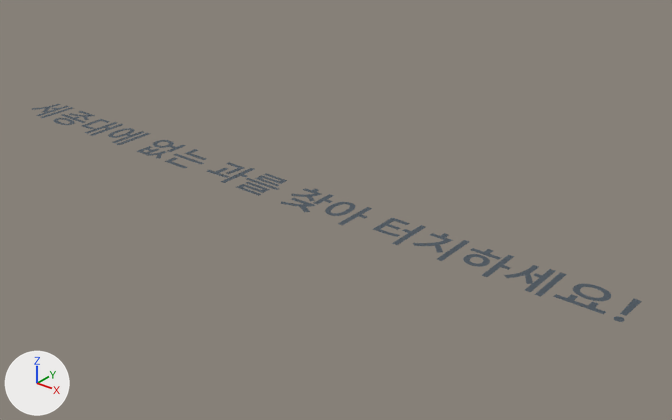
The FBX model AR Project/Assets/Test/YooJin/Asset/UI/majorUI.fbx as it was, and as the next commit left it.
Camera for both pictures: a camera (50 mm lens) standing at (9.9, -10.63, 6.75) and looking at (0.7, 0.87, -0.38). The axes (+X, +Y, +Z) are drawn at lower left. The lights are the same throughout.

Names of what the first picture shows: 'Text'.
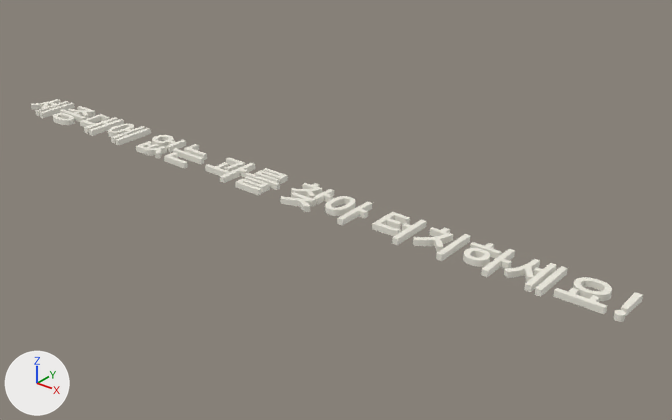
The newer file is also rescaled (x0.949), turned or shifted as a whole; pictures and numbers use the older file's frame.

The change in detail:
Material 'Material.001' (mat_material_001) changes colour from dark blue #46515b to white #f1eee2; in linear values from (0.0612, 0.0823, 0.105) to (0.88, 0.855, 0.761).
me_text is used by ob_text; location (-7.04, 0.0, 0.0).
me_text had 3521 vertices, 3461 faces and spanned x 0.01..13.34, y -0.13..0.71, z 0.0.
me_text now has 7042 vertices, 10439 faces and spans x 0.01..13.34, y -0.13..0.71, z 0.0..0.1.
me_text part 1: 1 vertex removed from x 4.03, y 0.12, z 0.0; 3522 vertices added at x 0.01..13.34, y -0.13..0.71, z 0.0..0.1.

What differs and where, as boxes [x1, y1, x2, y2] in the pictures (672 x 420 px):
'Text', recoloured, reshaped: before [32, 104, 642, 322]; after [31, 99, 643, 322]
part 1 of me_text, built on: after [31, 99, 643, 322]
